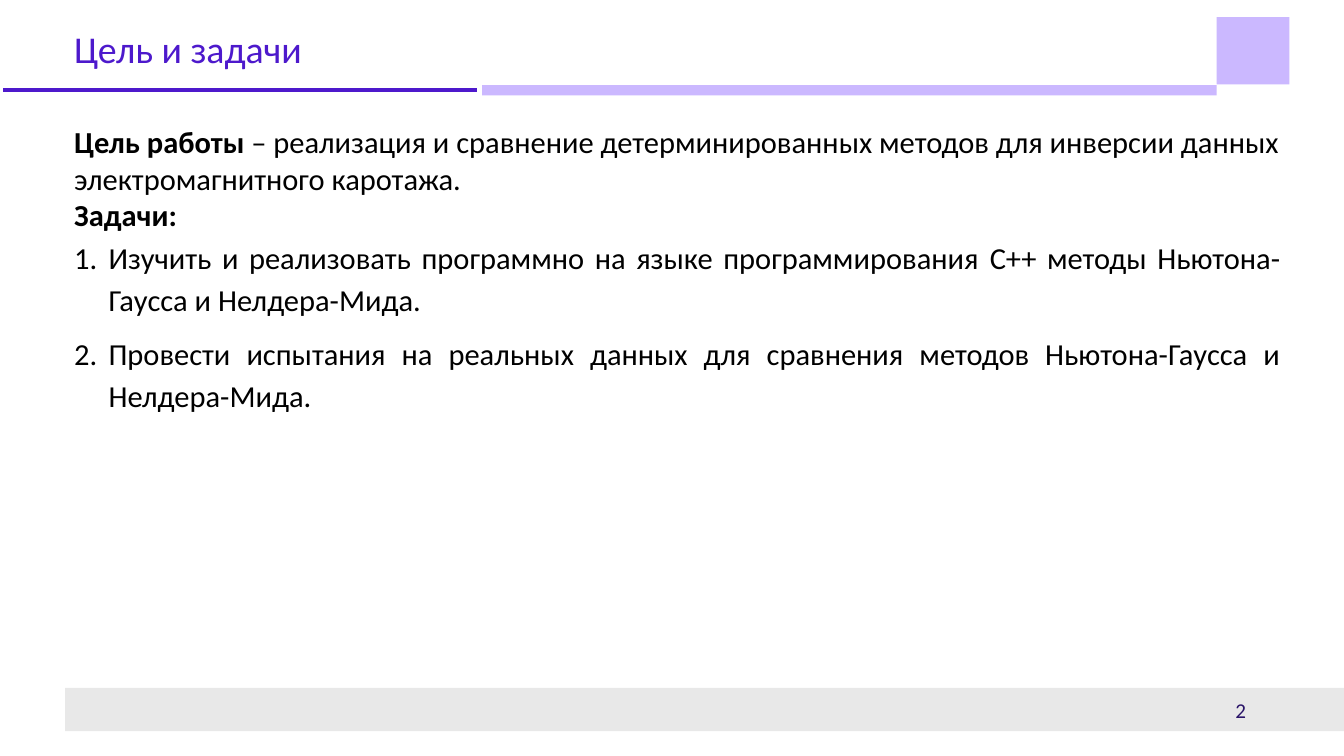
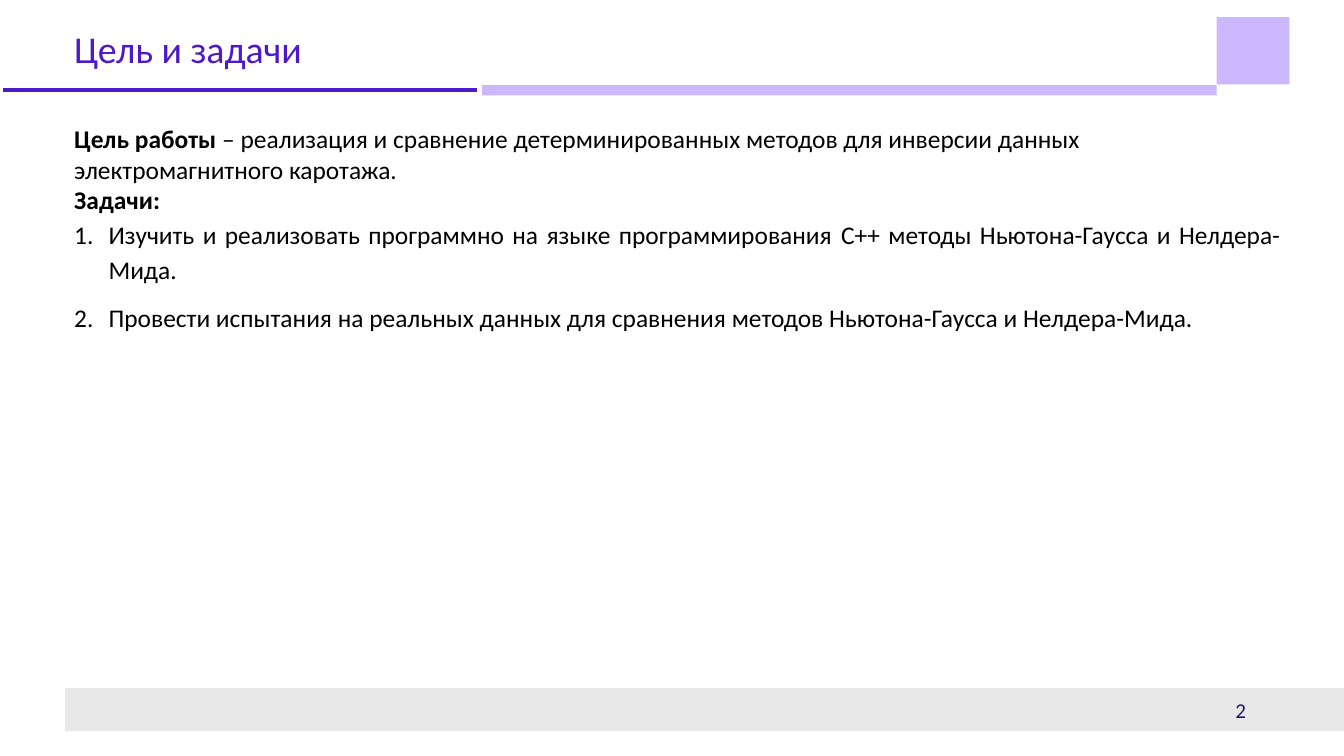
Before and after one commit to Mis-prog/kursovai_5sem, a slide deck: slide 2 of doc/presentation.pptx. Drawn at 1344x756 pixels with LibreOffice and Linux fonts; fonts in the diff are those of the drawing; background and template pictures are left out. Boxes give left, top, right and bottom in pixels: in the first picture for what was removed or moved away, otherwise in the second. Text is boxed around its words. In the diff, an @@ line names an element or a change of style, - is before the commit and + after.

```diff
--- a/doc/presentation.pptx
+++ b/doc/presentation.pptx
@@ subtitle "Цель работы – реализация и ..." at <box>74,130,1280,332</box>: size 24 to 20 pt @@
```
Also in this commit, not shown: 3 other slides changed, 1 slide added, 2 other files.
